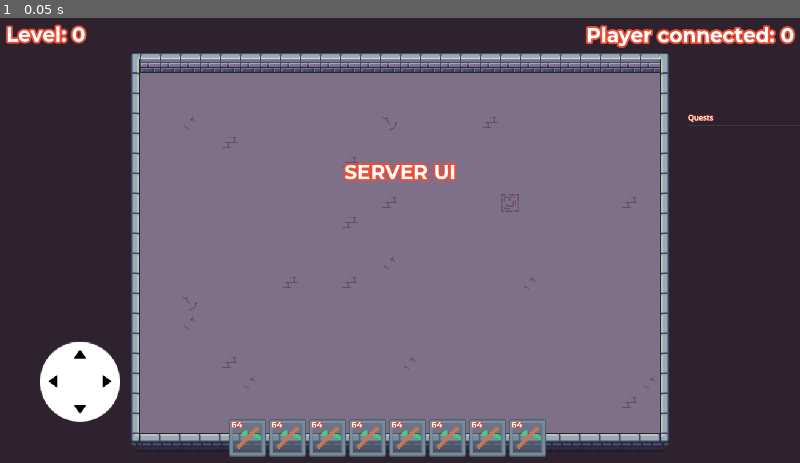
Above: before the commit, frame 1.
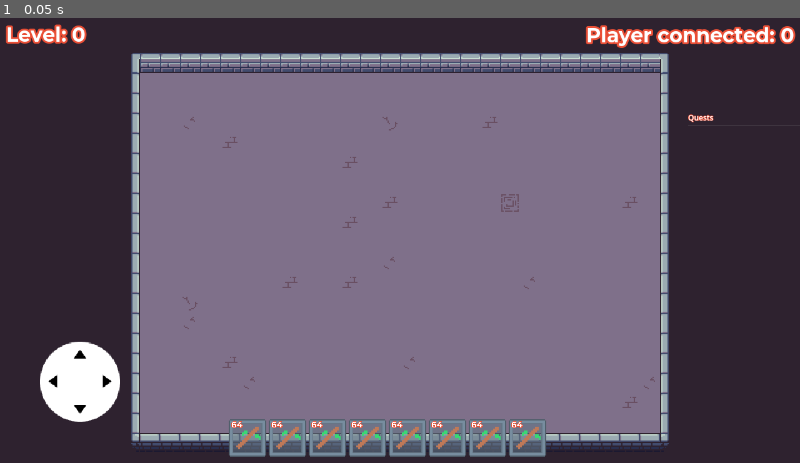
Above: after the commit, the same moment.

Repository: Muchach0/tomatoe-mmo
Game: Godot game, scene res://Scenes/old/level_1.tscn
Two runs of this game, one before a commit and one after it. Both use one fixed random seed, a clock stepped at 60 frames per second and the inputs below. This scene is started directly instead of the project's main scene.
Inputs:
- Up to frame 1 (0.05 s): no input

The runs differ from the first frame. In frame 1, 0.5% of the frame differs, in the area x 42-57%, y 32-37%.

Commit message:
Fix - multiplayer bullet error + offset of test world

Diff:
--- a/Prefab/Bullet/multiplayer_bullet.gd
+++ b/Prefab/Bullet/multiplayer_bullet.gd
@@ -99,6 +99,8 @@
 
 func _physics_process(delta: float) -> void:
     # Only server processes physics
+    if multiplayer == null:
+        return
     if not multiplayer.is_server():
         return
 
--- a/Resources/Worlds/world_test_1.tres
+++ b/Resources/Worlds/world_test_1.tres
@@ -5,5 +5,5 @@
 [resource]
 script = ExtResource("1_clanx")
 world_scene_path = "res://Scenes/level_instance_test_1.tscn"
-world_offset = Vector2(2000, 0)
+world_offset = Vector2(5000, 0)
 metadata/_custom_type_script = "uid://vgo2gsdirylf"
